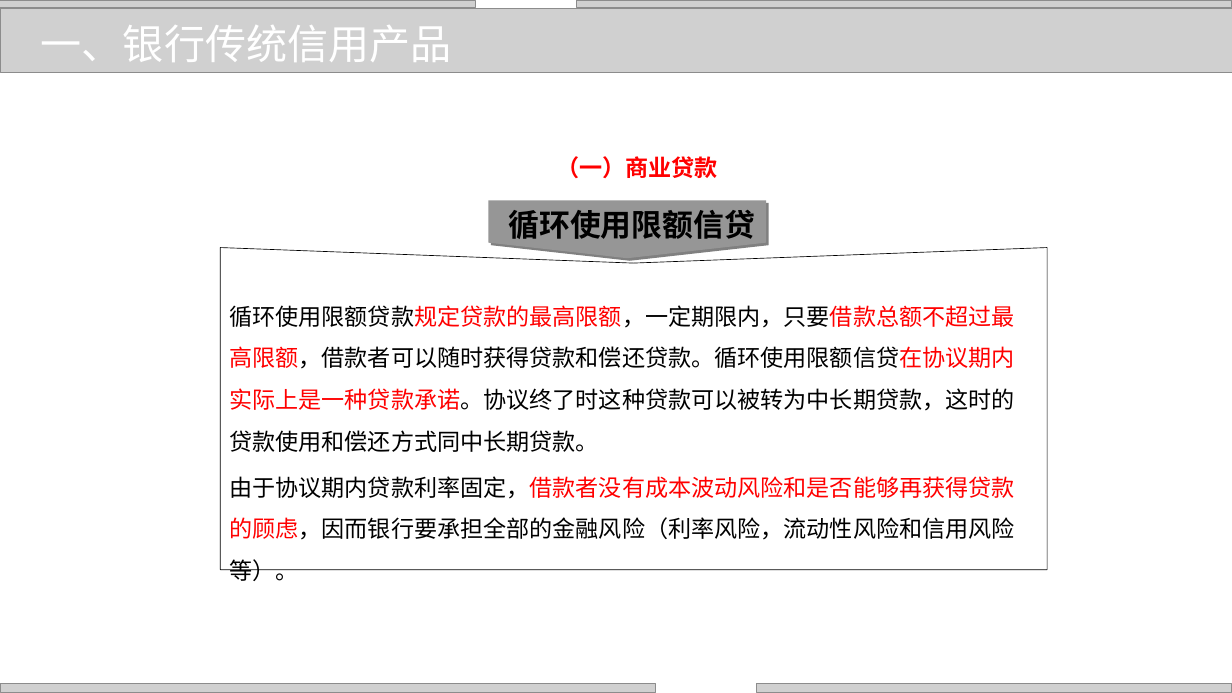
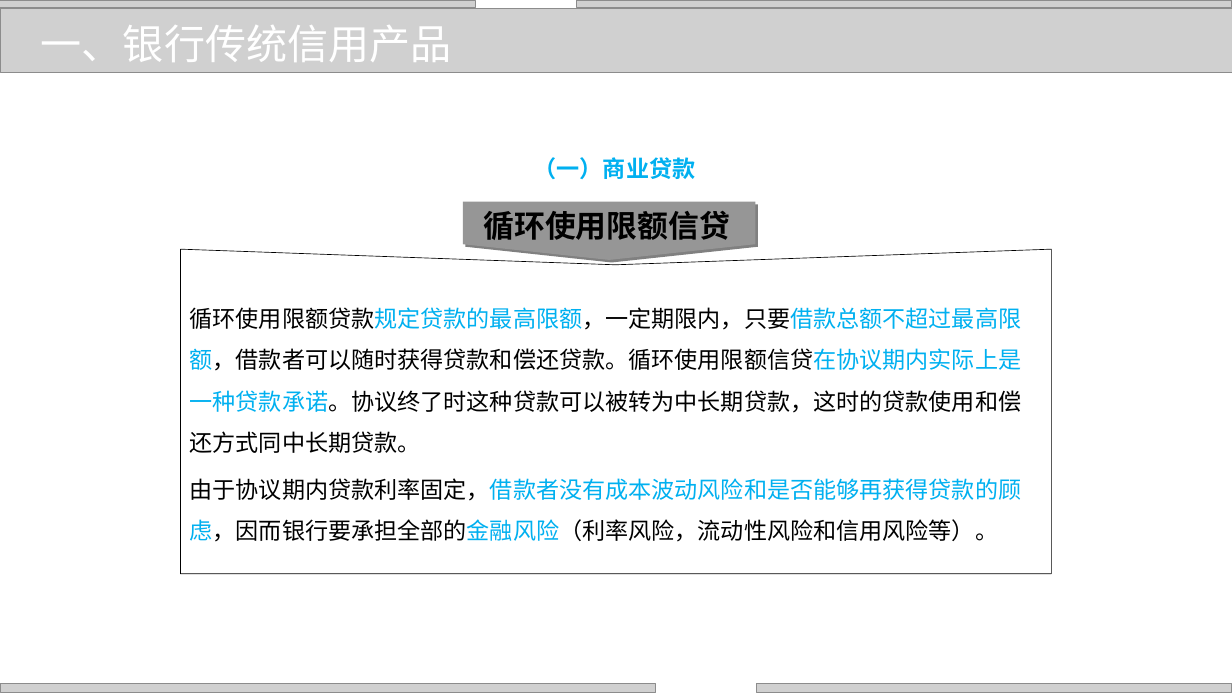
Before and after one commit to zhangjianzhang/internet_credit, a slide deck: slide 6 of files/slides/lecture_19.pptx. Drawn at 1232x693 pixels with LibreOffice and Linux fonts; fonts in the diff are those of the drawing; grey boxes stand for pictures; background and template pictures are left out. Boxes give left, top, right and bottom in pixels: in the first picture for what was removed or moved away, otherwise in the second. Text is boxed around its words. In the diff, an @@ line names an element or a change of style, - is before the commit and + after.

```diff
--- a/files/slides/lecture_19.pptx
+++ b/files/slides/lecture_19.pptx
@@ text "（一）商业贷款": place and size @@
-text "（一）商业贷款" at (556,156,718,178)
+text "（一）商业贷款" at (534,157,696,179)
@@ text "（一）商业贷款" at (534,157,696,179): text colour #FF0000 to #00B0F0 @@
@@ pentagon arrow: place and size @@
-pentagon arrow at (489,201,766,258)
+pentagon arrow at (464,202,756,260)
@@ text "循环使用限额信贷": place and size @@
-text "循环使用限额信贷" at (508,210,754,239)
+text "循环使用限额信贷" at (483,211,729,240)
@@ freeform shape: place and size @@
-freeform shape at (220,248,1047,570)
+freeform shape at (180,250,1051,574)
@@ text "循环使用限额贷款规定贷款的最高限额，一定期限内，只要借款总额不超过最高限额，借款者可以随时获得贷款和偿还贷款。循环使用限 ...": place and size @@
-text "循环使用限额贷款规定贷款的最高限额，一定期限内，只要借款总额不超过最高限额，借款者可以随时获得贷款和偿还贷款。循环使用限 ..." at (229,305,1014,581)
+text "循环使用限额贷款规定贷款的最高限额，一定期限内，只要借款总额不超过最高限额，借款者可以随时获得贷款和偿还贷款。循环使用限 ..." at (190,307,1022,542)
@@ text "循环使用限额贷款规定贷款的最高限额，一定期限内，只要借款总额不超过最高限额，借款者可以随时获得贷款和偿还贷款。循环使用限 ..." at (190,307,1022,542): text colour #FF0000 to #00B0F0 in "循环使用限额贷款规定贷款的最高限额，一定期限内，只要借款总额不超过最高限额，借款者可以随时获得贷款和偿还贷款。循环使用限 ...", "由于协议期内贷款利率固定，借款者没有成本波动风险和是否能够再获得贷款的顾虑，因而银行要承担全部的金融风险（利率风险，流动 ..."; text colour #000000 to #00B0F0 in "由于协议期内贷款利率固定，借款者没有成本波动风险和是否能够再获得贷款的顾虑，因而银行要承担全部的金融风险（利率风险，流动 ..." @@
```
Also in this commit, not shown: 24 other slides changed, 7 other files.
